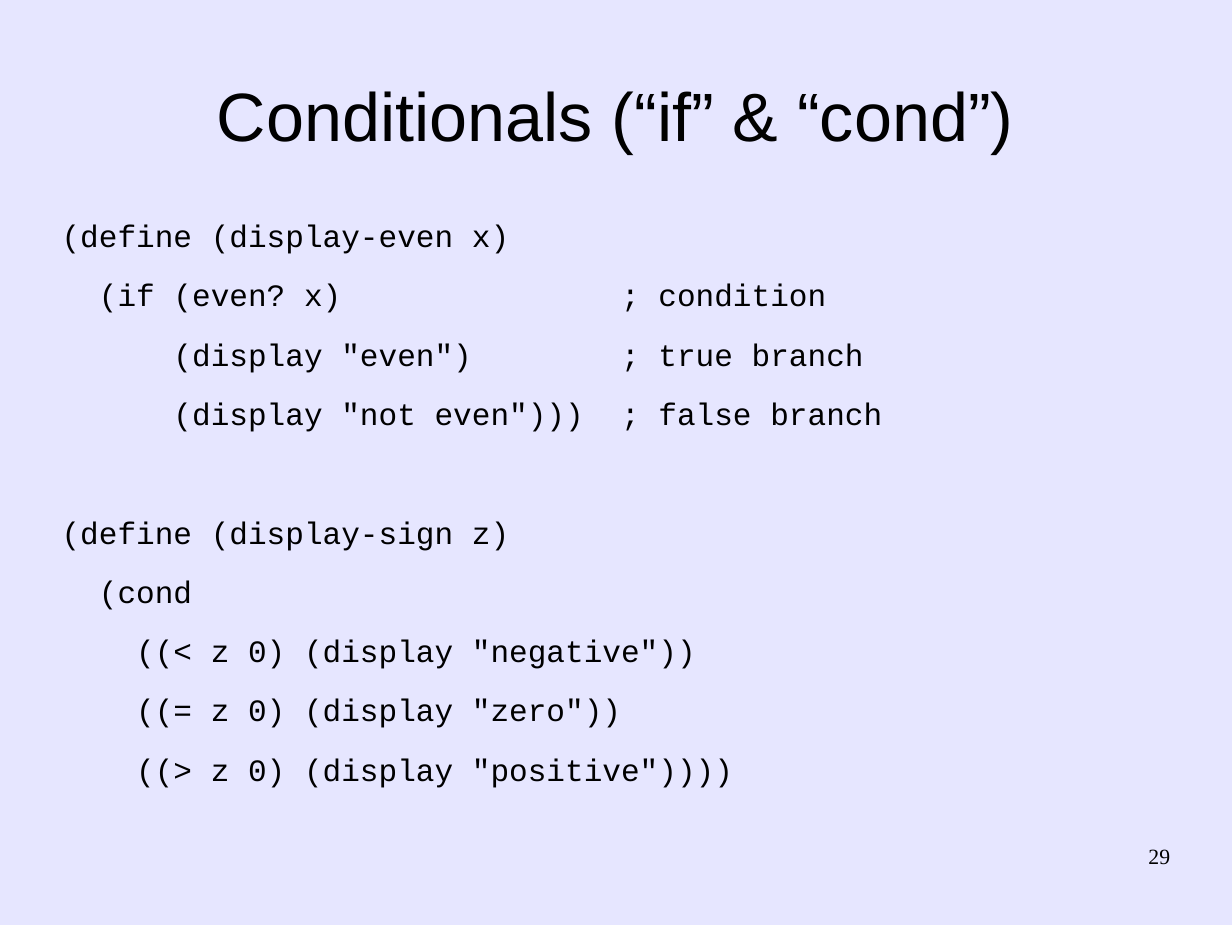
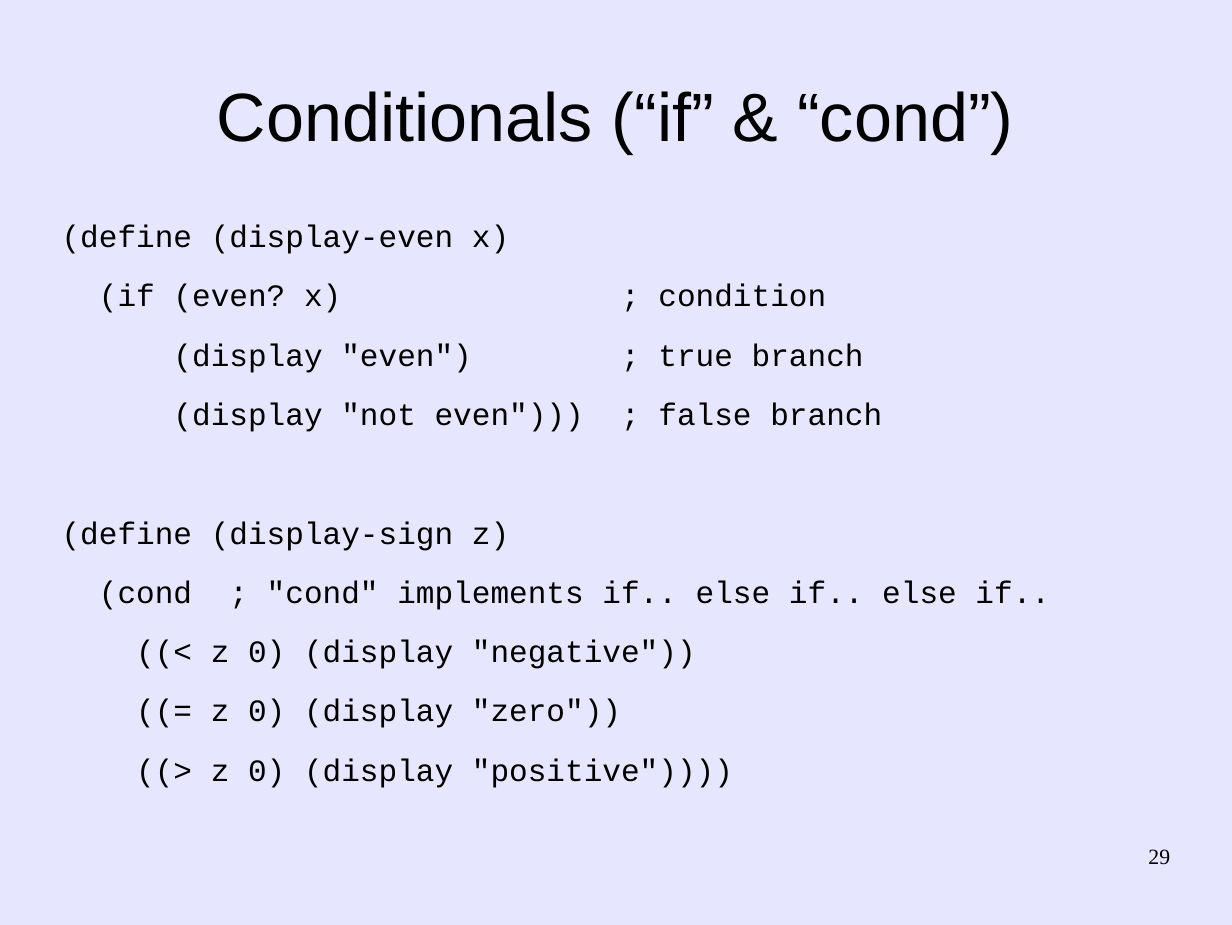
Before and after one commit to martin12333/Readable-Lisp-S-expressions, a slide deck: slide 29 of readable-s-expressions.odp. Drawn at 1232x925 pixels with LibreOffice and Linux fonts; fonts in the diff are those of the drawing. Boxes give left, top, right and bottom in pixels: in the first picture for what was removed or moved away, otherwise in the second. Text is boxed around its words. In the diff, an @@ line names an element or a change of style, - is before the commit and + after.

```diff
--- a/readable-s-expressions.odp
+++ b/readable-s-expressions.odp
@@ text at box(99, 580, 1050, 610): text changed @@
-(cond
+(cond ; "cond" implements if.. else if.. else if..
```
Also in this commit, not shown: 8 other slides changed.
